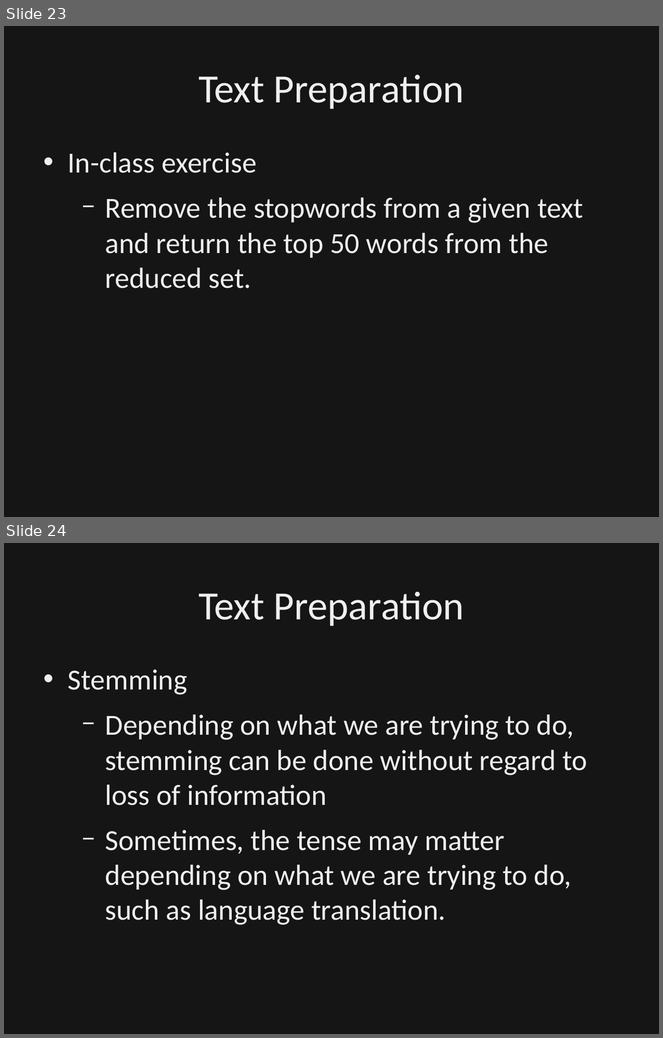
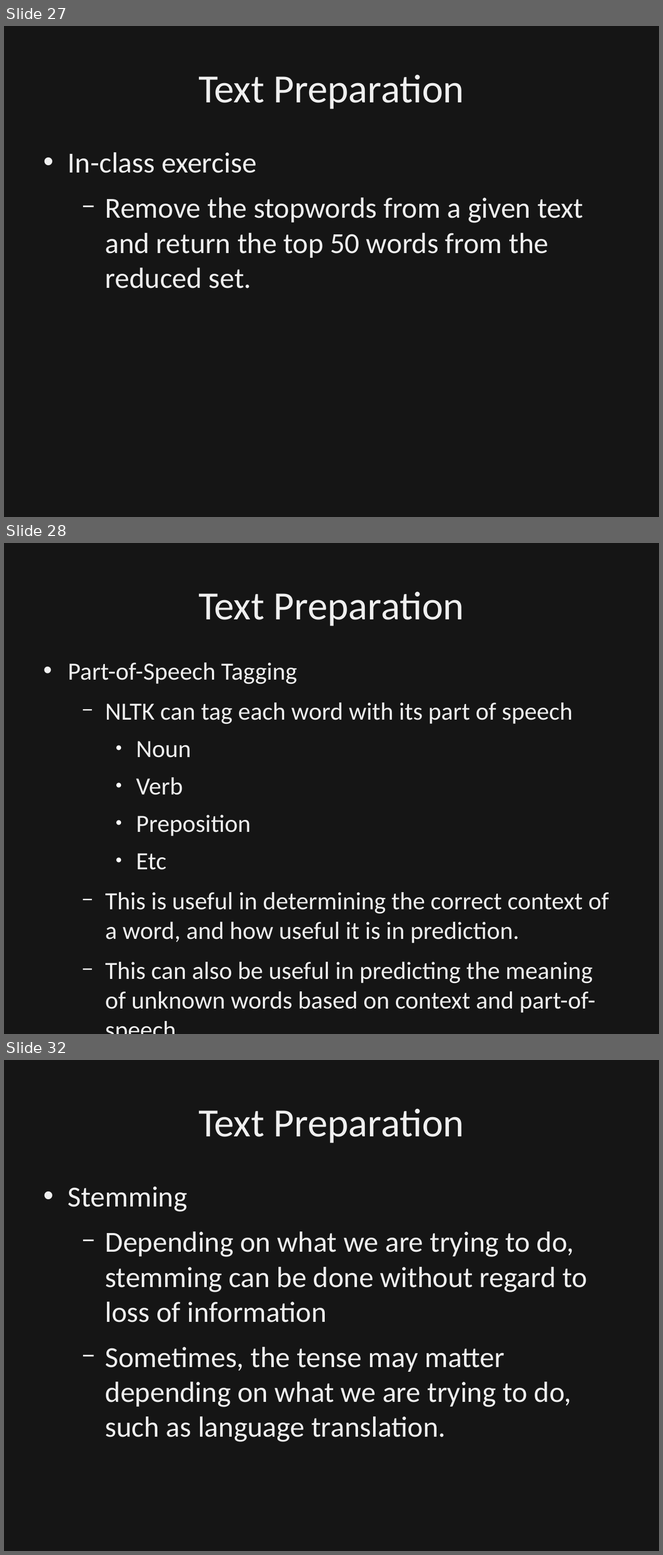
Before and after one commit to dbowmans46/PracticalProgramming, a slide deck: Session 7 - Python/Instructional Material/Session 7 - Python Brief Intro to NLP.odp. Shown one above the other, each under a label of ours: slides 23 and 24 before the commit, slides 27, 28 and 32 after it; the slides between them are not shown. The pictures are 663x1038 and 663x1555 pixels, drawn with LibreOffice and Linux fonts; fonts in the diff are those of the drawing; background and template pictures are left out; a plain dark background stands for a picture behind light text. Boxes give left, top, right and bottom in pixels: in the first picture for what was removed or moved away, otherwise in the second. Text is boxed around its words. In the diff, an @@ line names an element or a change of style, - is before the commit and + after.

Commit message:
Added slides for part-of-speech tagging.  Added details to nomenclature on language mixing.  Added goal slide.  Included in-class example and in-clss exercise queue slides for text preparation section.

```diff
--- a/Session 7 - Python/Instructional Material/Session 7 - Python Brief Intro to NLP.odp
+++ b/Session 7 - Python/Instructional Material/Session 7 - Python Brief Intro to NLP.odp
@@ slide 28 added at (4,543,659,1034), background picture (left out) @@
@@ rectangle added at (4,543,659,1034), fill #000000 at 50% opacity, outline #000000 0 pt @@
@@ title added at (198,591,465,626), 44 pt, text #EFEFEF @@
+Text Preparation
@@ text added at (68,663,609,1013), 27.2 pt, text #EFEFEF @@
+• Part-of-Speech Tagging
+  − NLTK can tag each word with its part of speech
+    ● Noun
+    ● Verb
+    ● Preposition
+    ● Etc
+  − This is useful in determining the correct context of a word, and how useful it is in prediction.
+  − This can also be useful in predicting the meaning of unknown words based on context and part-of-speech.
@@ what was slide 23 is now slide 27 @@
@@ what was slide 24 is now slide 32 @@
```
Also in this commit, not shown: 5 slides changed, 7 other slides added.
